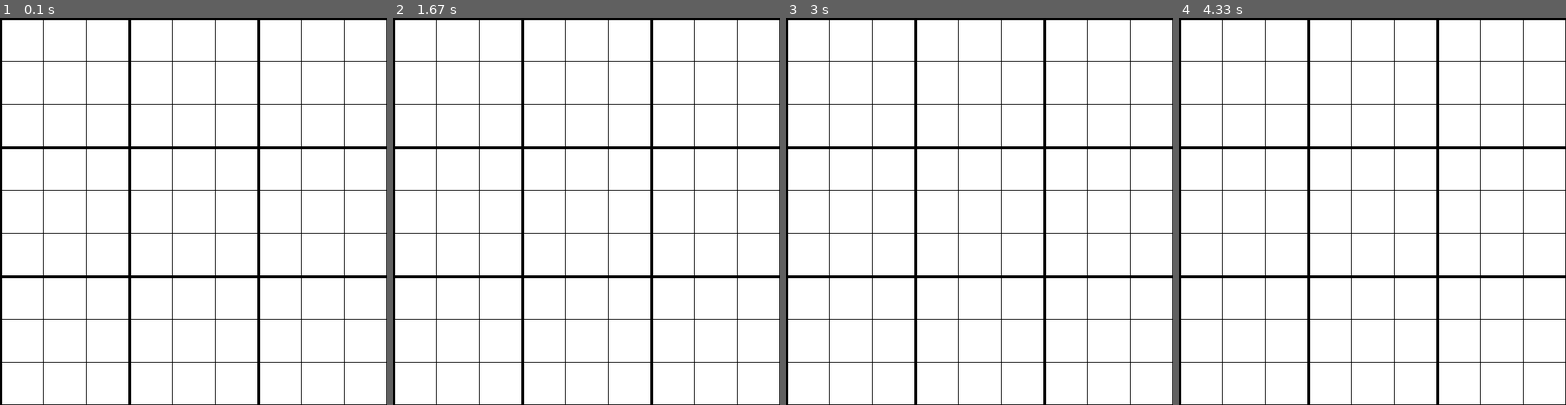
Above: before the commit, frames 1-4 (left to right).
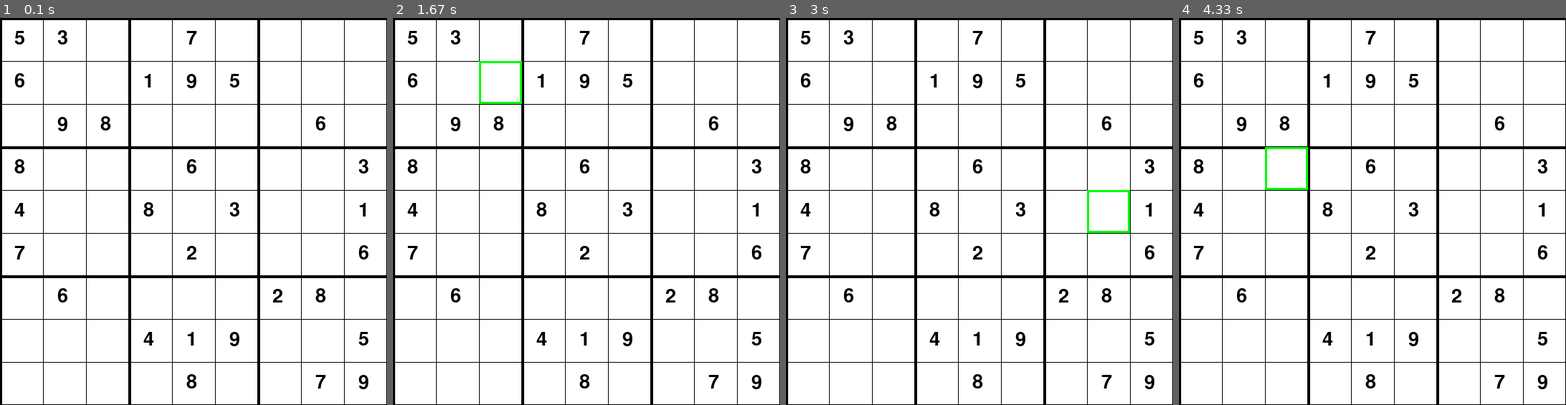
Above: after the commit, the same moments.

Repository: mulfis/sudoku-pygame
Game: pygame game, started from main.py
The game is run twice, just before and just after one commit, with the same random seed, the same clock (stepped at 60 frames per second) and the same inputs.
Inputs (mouse positions are in pixels of both pictures, inside the frame that each line leads up to):
- Up to frame 1 (0.1 s): no input
- Up to frame 2 (1.67 s): click (586, 211) at 0.38 s; tap Enter at 0.67 s; click (466, 304) at 1.05 s; click (485, 68) at 1.38 s
- Up to frame 3 (3 s): click (960, 312) at 1.72 s; click (1126, 358) at 2.05 s; click (1056, 180) at 2.38 s; click (1099, 203) at 2.72 s
- Up to frame 4 (4.33 s): click (1252, 161) at 3.05 s; click (1457, 114) at 3.38 s; click (1260, 188) at 3.72 s; click (1287, 180) at 4.05 s

The runs differ from the first frame. In frame 1, 1.7% of the frame differs, in the area x 3-96%, y 3-96%; in frame 2, 1.9%; in frame 3, 1.9%; in frame 4, 1.9%.

Commit message:
feat: give selected column become green

Diff:
--- a/main.py
+++ b/main.py
@@ -13,6 +13,24 @@
 WHITE = (255, 255, 255)
 BLACK = (0, 0, 0)
 
+# Puzzle contoh (0 berarti sel kosong)
+puzzle = [
+    [5, 3, 0, 0, 7, 0, 0, 0, 0],
+    [6, 0, 0, 1, 9, 5, 0, 0, 0],
+    [0, 9, 8, 0, 0, 0, 0, 6, 0],
+    [8, 0, 0, 0, 6, 0, 0, 0, 3],
+    [4, 0, 0, 8, 0, 3, 0, 0, 1],
+    [7, 0, 0, 0, 2, 0, 0, 0, 6],
+    [0, 6, 0, 0, 0, 0, 2, 8, 0],
+    [0, 0, 0, 4, 1, 9, 0, 0, 5],
+    [0, 0, 0, 0, 8, 0, 0, 7, 9]
+]
+
+# Variabel untuk menyimpan posisi sel yang dipilih
+selected_row = -1
+selected_col = -1
+
+
 # Fungsi untuk menggambar grid
 def draw_grid():
     # Menggambar garis-garis grid
@@ -25,10 +43,41 @@
         # Garis horizontal
         pygame.draw.line(screen, BLACK, (0, i * 60), (screen_size, i * 60), line_width)
 
+# Pengaturan font untuk angka
+font = pygame.font.Font(None, 40)
+
+# Fungsi untuk menggambar angka di grid
+def draw_numbers():
+    for row in range(9):
+        for col in range(9):
+            num = puzzle[row][col]
+            if num != 0:  # Jika angka bukan 0, tampilkan
+                text = font.render(str(num), True, BLACK)
+                screen.blit(text, (col * 60 + 20, row * 60 + 15))
+
+
+def draw_selected_cell():
+    if selected_row != -1 and selected_col != -1:  # Jika ada sel yang dipilih
+        pygame.draw.rect(
+            screen, (0, 255, 0),  # Warna hijau
+            (selected_col * 60, selected_row * 60, 60, 60), 3  # Posisi dan ukuran kotak
+        )
+
+
 # Loop utama
 running = True
 while running:
     for event in pygame.event.get():
+        if event.type == pygame.MOUSEBUTTONDOWN:
+            x, y = pygame.mouse.get_pos()
+            selected_row = y // 60
+            selected_col = x // 60
+        elif event.type == pygame.KEYDOWN:
+            if selected_row != -1 and selected_col != -1:
+                if event.unicode.isdigit() and event.unicode != '0':  # Cek input 1-9
+                    puzzle[selected_row][selected_col] = int(event.unicode)
+
+
         if event.type == pygame.QUIT:
             running = False
 
@@ -38,6 +87,13 @@
     # Gambar grid
     draw_grid()
 
+    # Gambar angka
+    draw_numbers()
+
+    # Gambar sel yang dipilih
+    draw_selected_cell()
+
+
     # Update layar
     pygame.display.flip()
 
